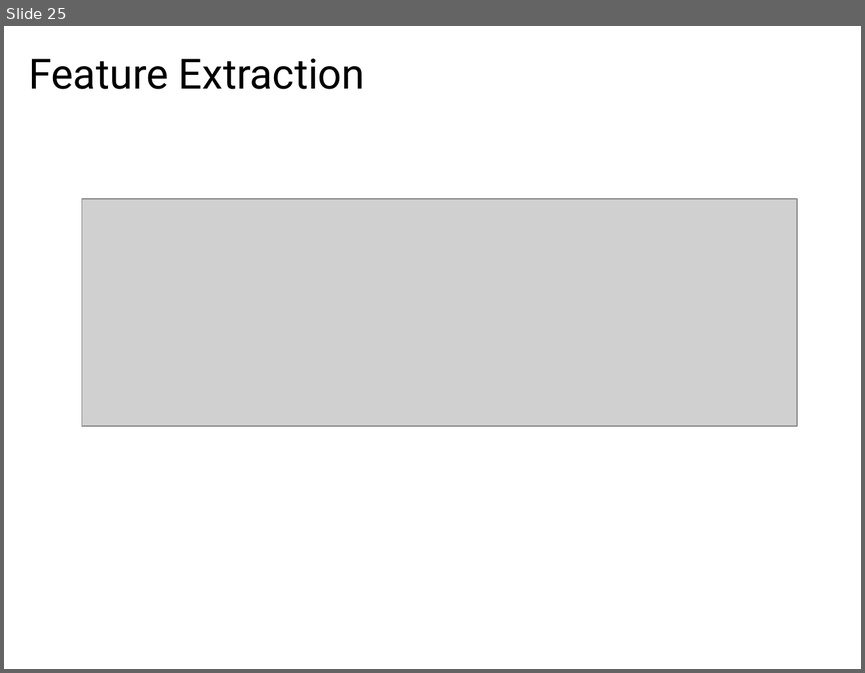
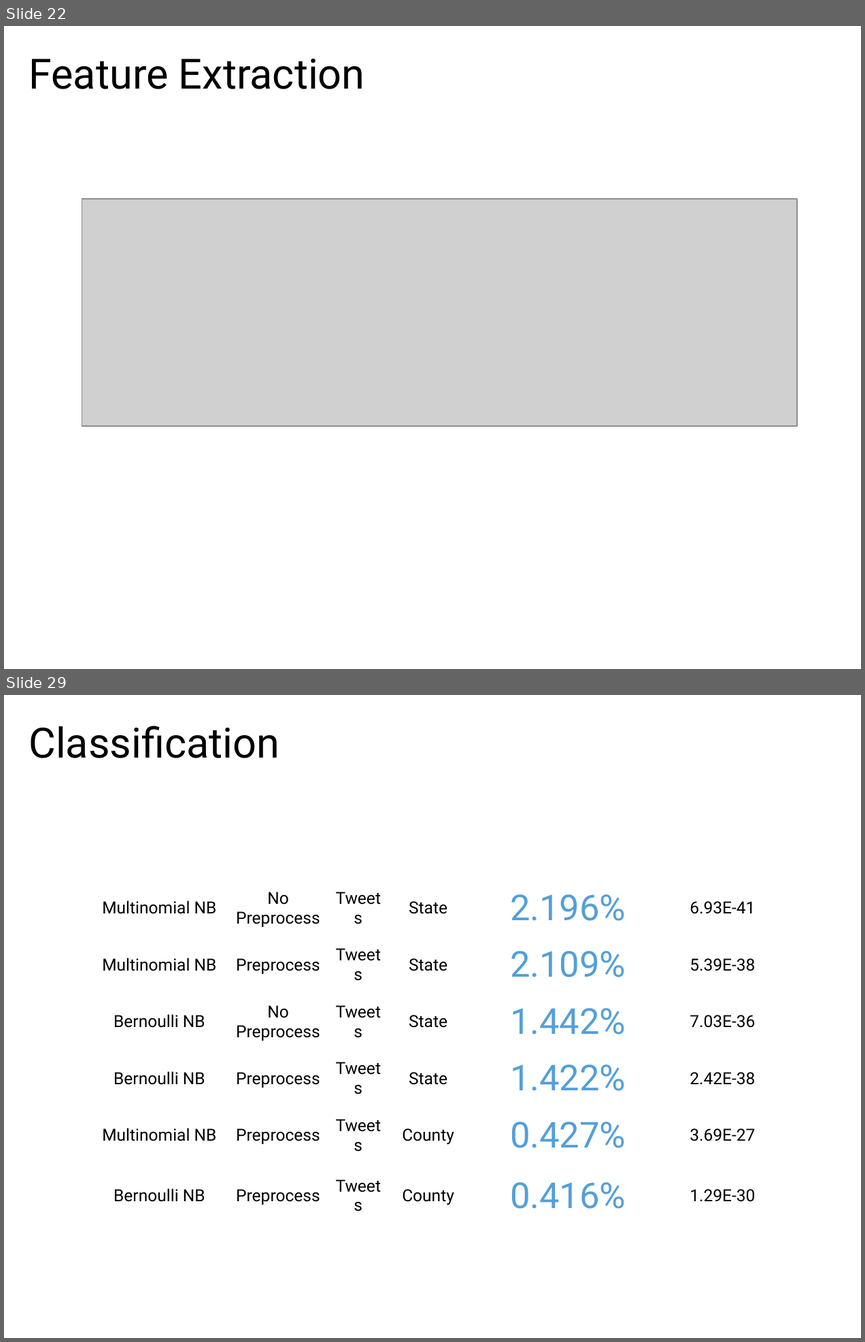
Before and after one commit to willpots/thesis, a slide deck: presentation/final_presentation.pptx. Shown one above the other, each under a label of ours: slide 25 before the commit, slides 22 and 29 after it; the slides between them are not shown. The pictures are 865x673 and 865x1342 pixels, drawn with LibreOffice and Linux fonts; fonts in the diff are those of the drawing; grey boxes stand for pictures. Boxes give left, top, right and bottom in pixels: in the first picture for what was removed or moved away, otherwise in the second. Text is boxed around its words. In the diff, an @@ line names an element or a change of style, - is before the commit and + after.

```diff
--- a/presentation/final_presentation.pptx
+++ b/presentation/final_presentation.pptx
@@ slide 29 added at [4, 695, 861, 1338], background #FFFFFF @@
@@ title added at [28, 726, 279, 758], 35 pt, text #000000 @@
+Classification
@@ table added at [94, 875, 781, 1223], 6 rows, 6 columns @@
+Multinomial NB | No Preprocess | Tweets | State | 2.196% | 6.93E-41
+Multinomial NB | Preprocess | Tweets | State | 2.109% | 5.39E-38
+Bernoulli NB | No Preprocess | Tweets | State | 1.442% | 7.03E-36
+Bernoulli NB | Preprocess | Tweets | State | 1.422% | 2.42E-38
+Multinomial NB | Preprocess | Tweets | County | 0.427% | 3.69E-27
+Bernoulli NB | Preprocess | Tweets | County | 0.416% | 1.29E-30
@@ what was slide 25 is now slide 22 @@
```
Also in this commit, not shown: 2 slides changed, 14 other slides added, 8 slides removed, 6 other files.
